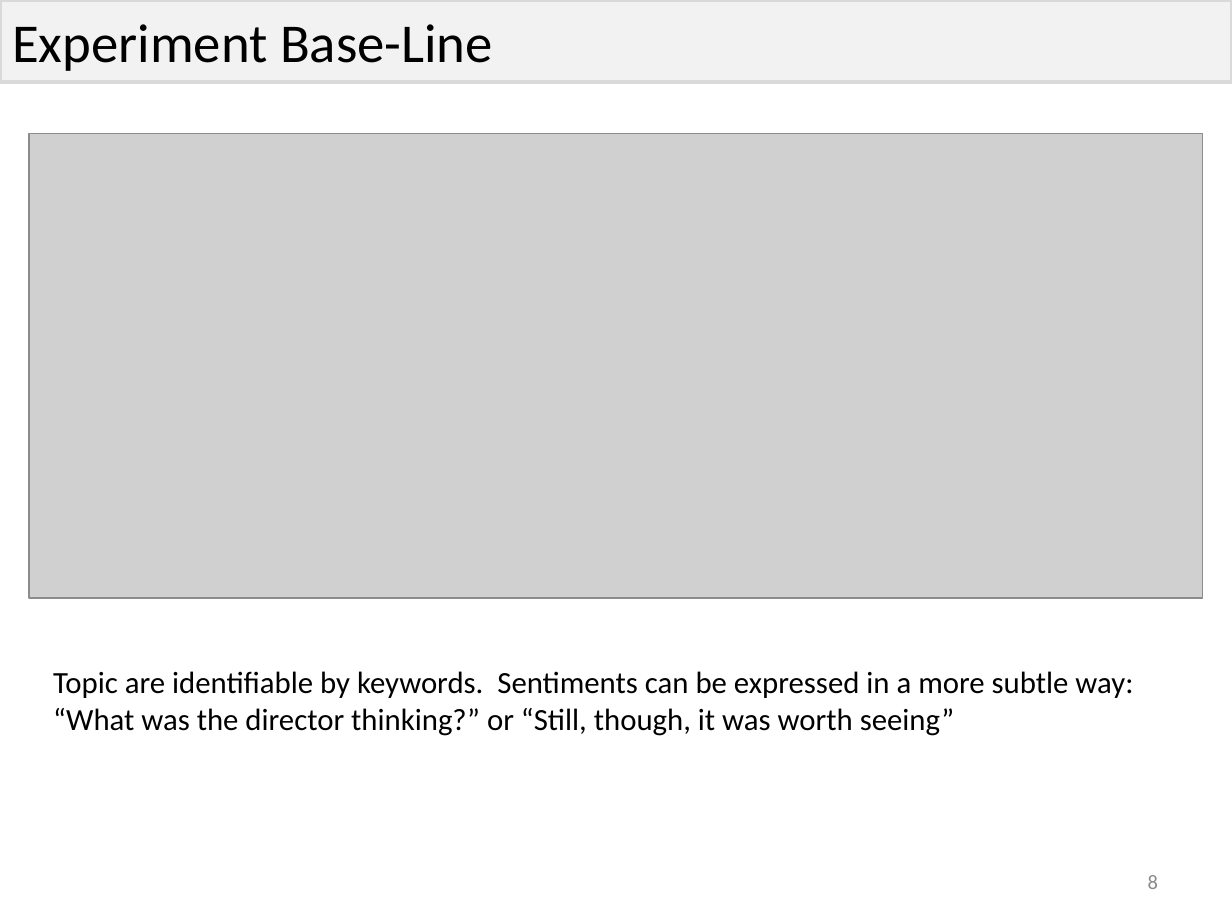
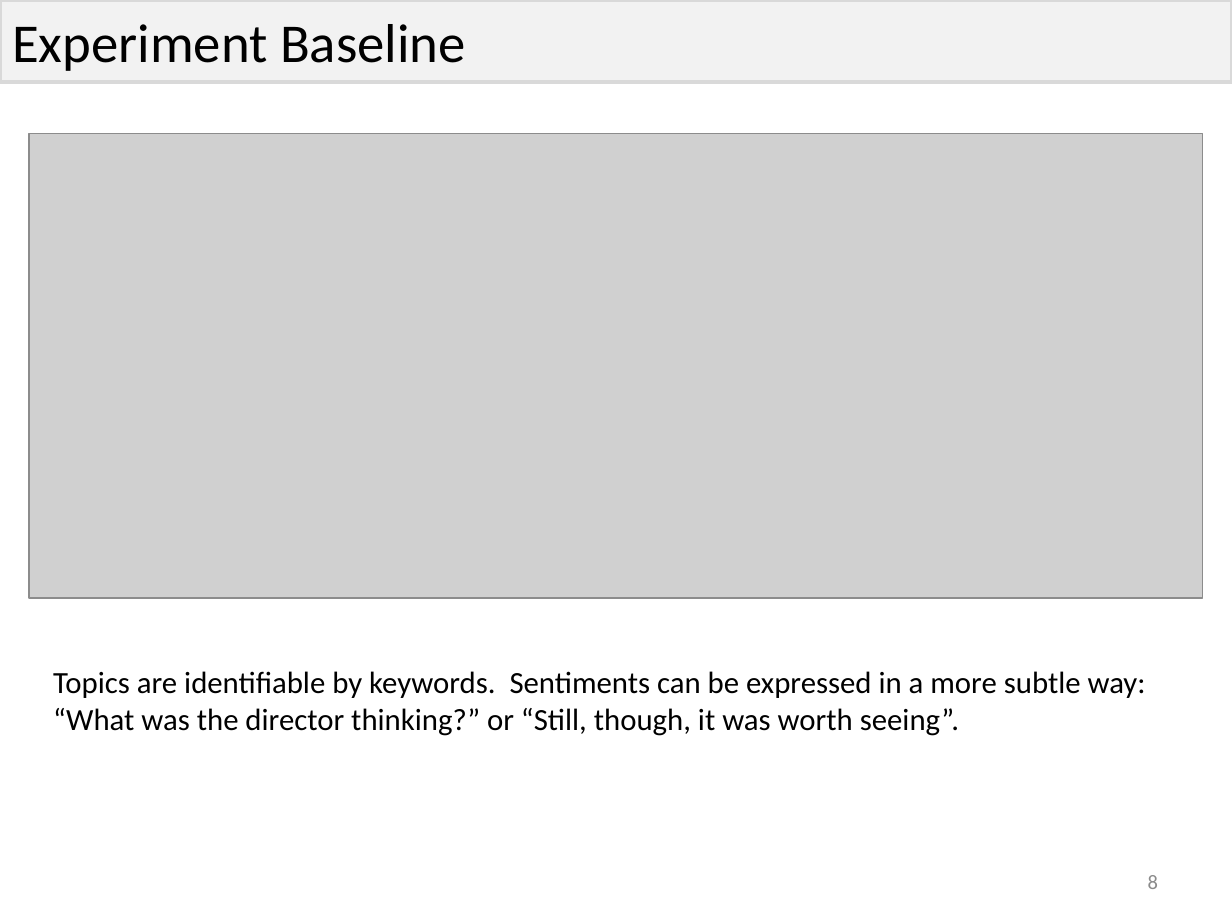
Before and after one commit to phvargas/cs834-f16, a slide deck: slide 8 of presentation-4/presentation4.pptx. Drawn at 1232x924 pixels with LibreOffice and Linux fonts; fonts in the diff are those of the drawing; grey boxes stand for pictures. Boxes give left, top, right and bottom in pixels: in the first picture for what was removed or moved away, otherwise in the second. Text is boxed around its words. In the diff, an @@ line names an element or a change of style, - is before the commit and + after.

```diff
--- a/presentation-4/presentation4.pptx
+++ b/presentation-4/presentation4.pptx
@@ text in rectangle at [12,24,466,71]: text changed @@
-Experiment Base-Line
+Experiment Baseline
@@ text at [53,671,1146,736]: text changed @@
-Topic are identifiable by keywords. Sentiments can be expressed in a more subtle way:
-“What was the director thinking?” or “Still, though, it was worth seeing”
+Topics are identifiable by keywords. Sentiments can be expressed in a more subtle way:
+“What was the director thinking?” or “Still, though, it was worth seeing”.
```
Also in this commit, not shown: 6 other slides changed.
